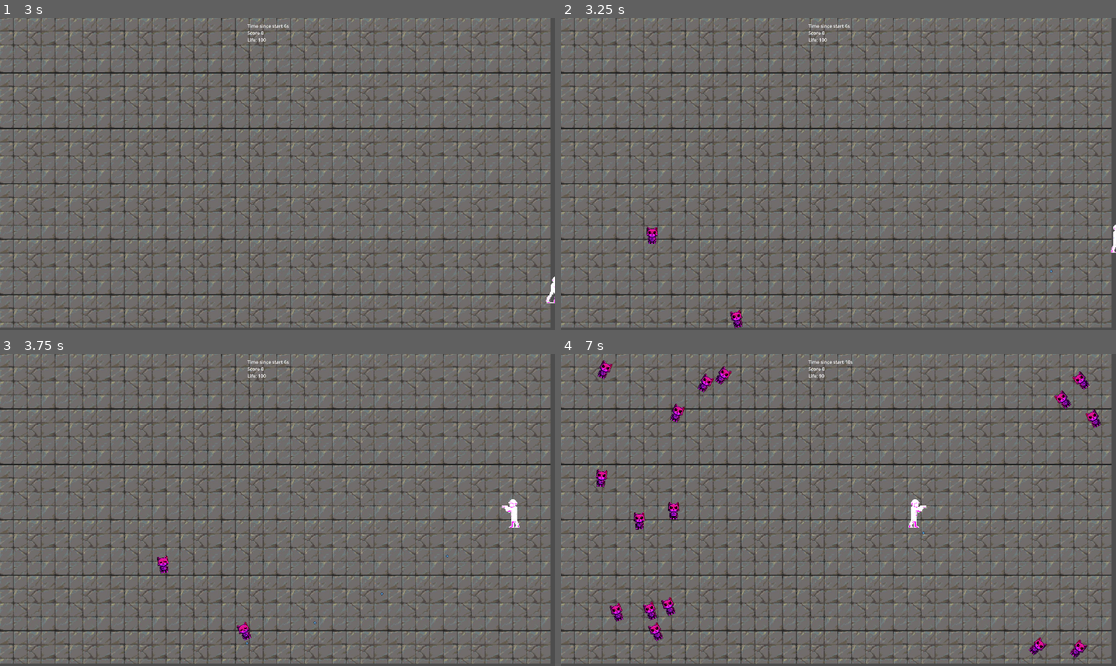
Above: before the commit, frames 1-4 (two rows, left to right).
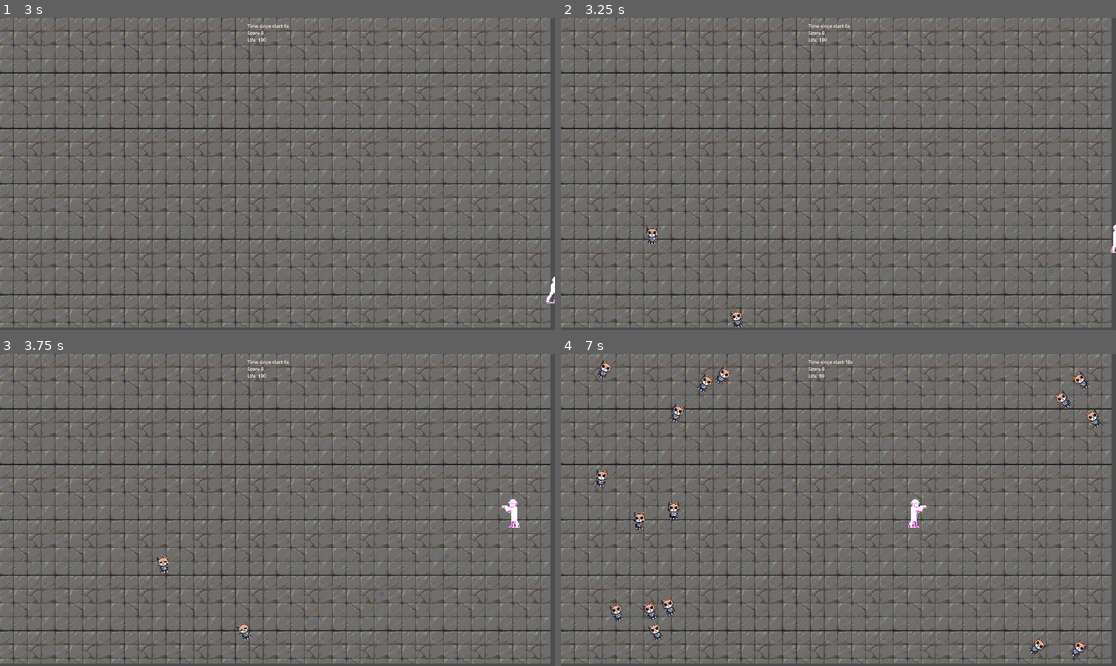
Above: after the commit, the same moments.

Repository: elVariable/gamejam
Game: Godot game, scene res://scenes/levels/main.tscn
Same seed, same stepped clock (60 frames per second), same inputs: the game is played once before the commit and once after it. The engine's default icon, where the game draws it, is replaced by a stand-in: a white triangle on a blue panel in a dark square.
Inputs:
- Up to frame 1 (3 s): tap Enter at 0.5 s; hold D (Right) 0.53-1.28 s; tap U (Fire0) at 0.6 s; hold S (Down) 1.28-2.03 s; tap I (Fire1) at 1.35 s; hold D (Right) 2.03-2.78 s; tap O (Fire2) at 2.1 s; hold W (Up) from 2.78 s (still down); tap P (Fire3) at 2.85 s
- Up to frame 2 (3.25 s): keep holding W (Up)
- Up to frame 3 (3.75 s): release W (Up) at 3.53 s; hold A (Left) from 3.53 s (still down); tap U (Fire0) at 3.6 s
- Up to frame 4 (7 s): tap I (Fire1) at 4.35 s; release A (Left) at 5.03 s; hold S (Down) 5.03-5.75 s; tap O (Fire2) at 5.1 s; click "Continue" at 5.75 s; tap Space at 6.5 s; hold D (Right) from 6.53 s (still down); tap P (Fire3) at 6.6 s

Frame 1 is identical in both runs. In frame 2, 0.1% of the frame differs, in the area x 15-33%, y 67-100%; in frame 3, 0.1%; in frame 4, 1.2%, in the area x 6-98%, y 2-98%.

Commit message:
Create enemies directory

Diff:
--- a/scripts/main.gd
+++ b/scripts/main.gd
@@ -1,7 +1,11 @@
 extends Node2D
 
 
-var enemy_scene = load("scenes/prefabs/enemies/enemy.tscn")
+var enemies: Dictionary = {
+    "grumpy" : preload("res://scenes/prefabs/enemies/grumpy_the_cat.tscn"),
+}
+var enemy_scene = enemies["grumpy"]
+
 var enemy_spawn_timer = 3 # seconds
 var last_enemy_spawn_time = 0
 var current_start_difficulty = 1
